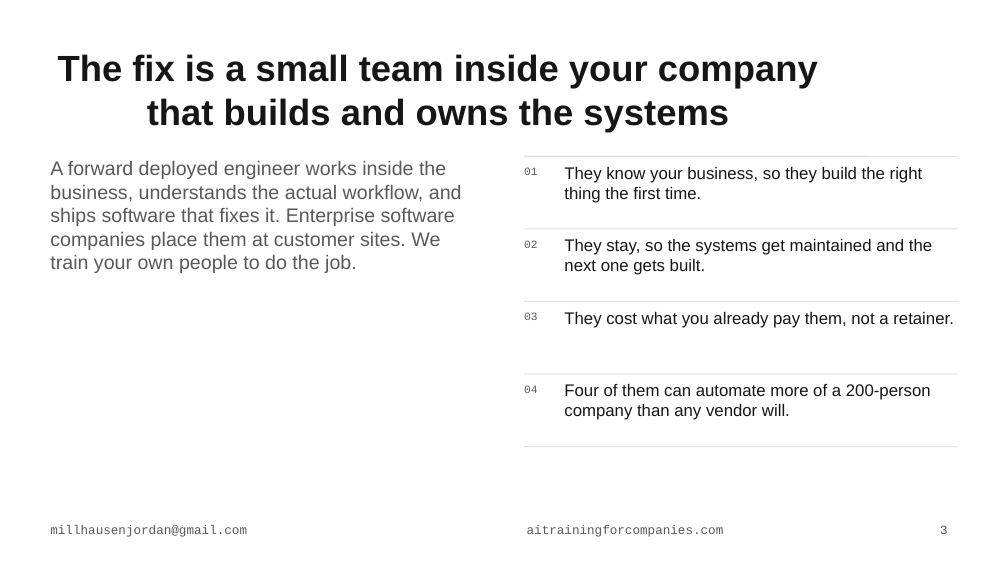
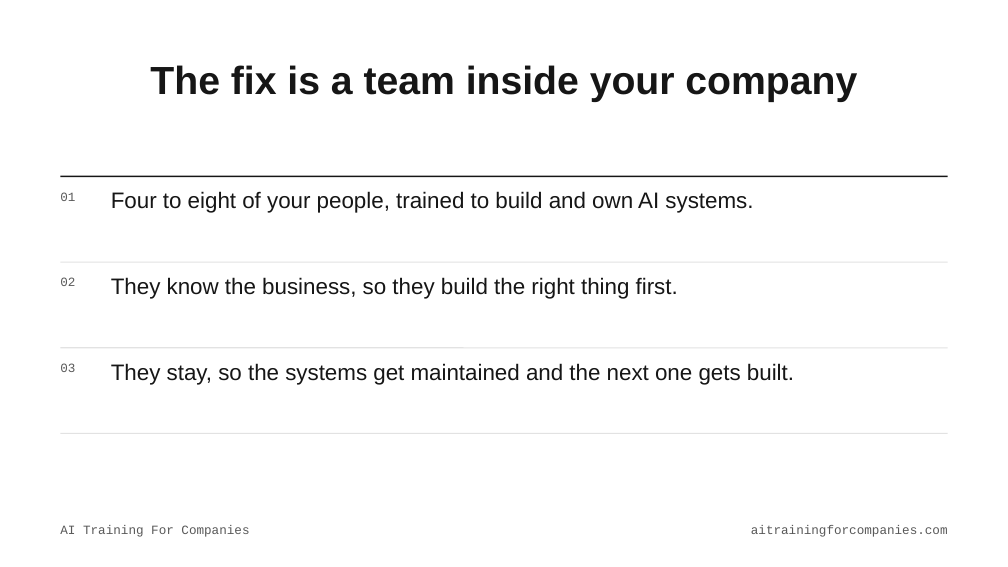
Before and after one commit to wonderfly123/ai-training-for-companies, a slide deck: slide 3 of docs/deck/AI-Training-For-Companies.pptx. Drawn at 1008x567 pixels with LibreOffice and Linux fonts; fonts in the diff are those of the drawing. Boxes give left, top, right and bottom in pixels: in the first picture for what was removed or moved away, otherwise in the second. Text is boxed around its words. In the diff, an @@ line names an element or a change of style, - is before the commit and + after.

```diff
--- a/docs/deck/AI-Training-For-Companies.pptx
+++ b/docs/deck/AI-Training-For-Companies.pptx
@@ title at box(150, 65, 857, 102): text changed; size 26 to 28 pt @@
-The fix is a small team inside your company that builds and owns the systems
+The fix is a team inside your company
@@ text removed at box(50, 161, 462, 273) @@
-A forward deployed engineer works inside the business, understands the actual workflow, and ships software that fixes it. Enterprise software companies place them at customer sites. We train your own people to do the job.
@@ line added from (60, 176) to (948, 176), #161616 1 pt @@
@@ line removed from (524, 156) to (958, 156) @@
@@ text "01": place and size @@
-text "01" at box(524, 167, 537, 175)
+text "01" at box(60, 192, 75, 201)
@@ text added at box(111, 191, 753, 213), 16 pt, text #161616 @@
+Four to eight of your people, trained to build and own AI systems.
@@ line removed from (524, 229) to (958, 229) @@
@@ line added from (60, 262) to (948, 262), #E2E2E2 0.75 pt @@
@@ text "02": place and size @@
-text "02" at box(524, 240, 537, 248)
+text "02" at box(60, 277, 75, 286)
@@ text at box(111, 277, 678, 299): text changed; size 12 to 16 pt @@
-They know your business, so they build the right thing the first time.
+They know the business, so they build the right thing first.
@@ line removed from (524, 301) to (958, 301) @@
@@ text removed at box(564, 312, 954, 328) @@
-They cost what you already pay them, not a retainer.
@@ line added from (60, 348) to (948, 348), #E2E2E2 0.75 pt @@
@@ text "They stay, so the systems ...": place and size @@
-text "They stay, so the systems ..." at box(564, 239, 932, 275)
+text "They stay, so the systems ..." at box(111, 363, 794, 385)
@@ text "They stay, so the systems ..." at box(111, 363, 794, 385): size 12 to 16 pt @@
@@ size 8 to 9 pt in 3 elements at box(60, 192, 75, 201), box(60, 277, 75, 286), box(60, 363, 75, 372) @@
@@ text "03": place and size @@
-text "03" at box(524, 312, 537, 320)
+text "03" at box(60, 363, 75, 372)
@@ line removed from (524, 374) to (958, 374) @@
@@ text removed at box(524, 385, 537, 393) @@
-04
@@ text removed at box(564, 384, 931, 420) @@
-Four of them can automate more of a 200-person company than any vendor will.
@@ line added from (60, 433) to (948, 433), #E2E2E2 0.75 pt @@
@@ line removed from (524, 447) to (958, 447) @@
@@ text removed at box(50, 525, 247, 537) @@
-millhausenjordan@gmail.com
@@ text added at box(60, 525, 249, 537), 9 pt, text #595959 @@
+AI Training For Companies
@@ text "aitrainingforcompanies.com": place and size @@
-text "aitrainingforcompanies.com" at box(527, 525, 724, 537)
+text "aitrainingforcompanies.com" at box(751, 525, 948, 537)
@@ text "aitrainingforcompanies.com" at box(751, 525, 948, 537): alignment centre to right @@
@@ page number removed at box(940, 525, 948, 534) @@
-3
```
Also in this commit, not shown: 3 other slides changed, 6 slides added, 10 slides removed, 3 other files.
